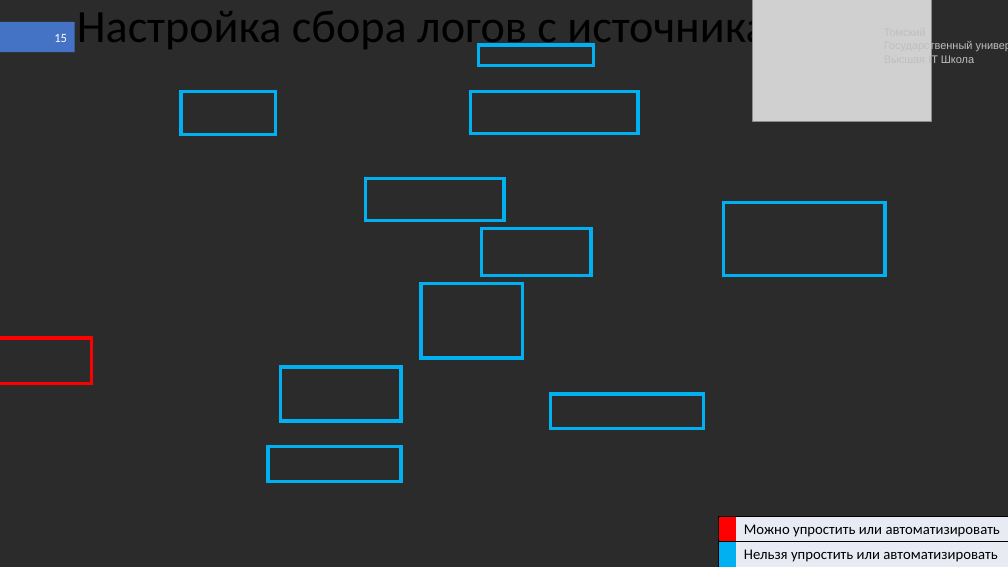
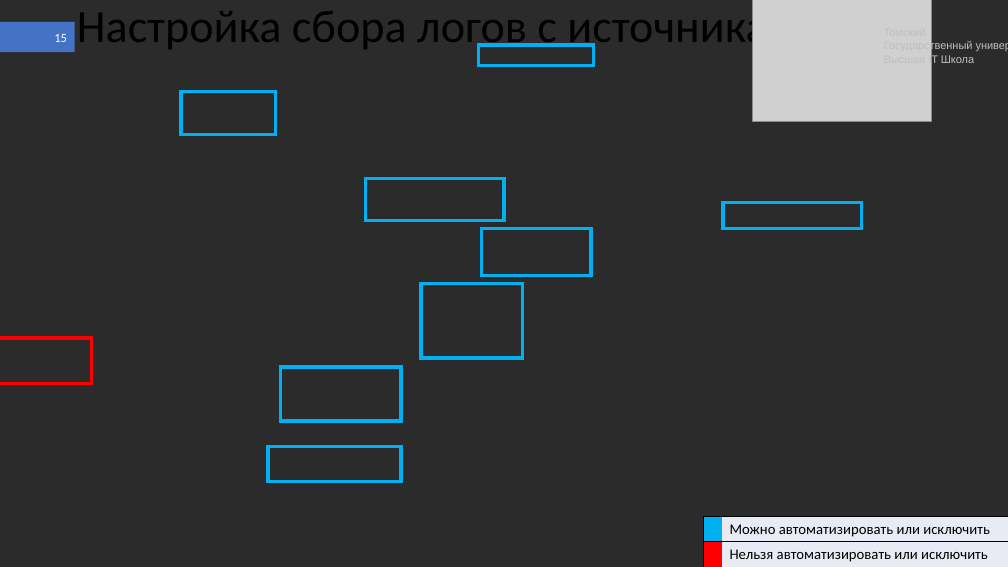
Before and after one commit to shameoff/GraduateWork, a slide deck: slide 15 of Презентация ВКР (в шаблоне).pptx. Drawn at 1008x567 pixels with LibreOffice and Linux fonts; fonts in the diff are those of the drawing; grey boxes stand for pictures; background and template pictures are left out; a plain dark background stands for a picture behind light text. Boxes give left, top, right and bottom in pixels: in the first picture for what was removed or moved away, otherwise in the second. Text is boxed around its words. In the diff, an @@ line names an element or a change of style, - is before the commit and + after.

```diff
--- a/Презентация ВКР (в шаблоне).pptx
+++ b/Презентация ВКР (в шаблоне).pptx
@@ rectangle removed at <box>471,91,638,134</box> @@
@@ rectangle: place and size @@
-rectangle at <box>724,203,885,275</box>
+rectangle at <box>724,203,862,229</box>
@@ rectangle removed at <box>551,394,703,429</box> @@
@@ table at <box>704,516,1008,567</box> @@
-row 1, column 2: Можно упростить или автоматизировать
+row 1, column 2: Можно автоматизировать или исключить
-row 2, column 2: Нельзя упростить или автоматизировать
+row 2, column 2: Нельзя автоматизировать или исключить
@@ fill #FF0000 to #00B0F0 in row 1, column 1 @@
@@ fill #00B0F0 to #FF0000 in row 2, column 1 @@
@@ table: place and size @@
-table at <box>718,516,1008,567</box>
+table at <box>704,516,1008,567</box>
```
Also in this commit, not shown: 14 other slides changed, 2 slides added, 1 slide removed.
